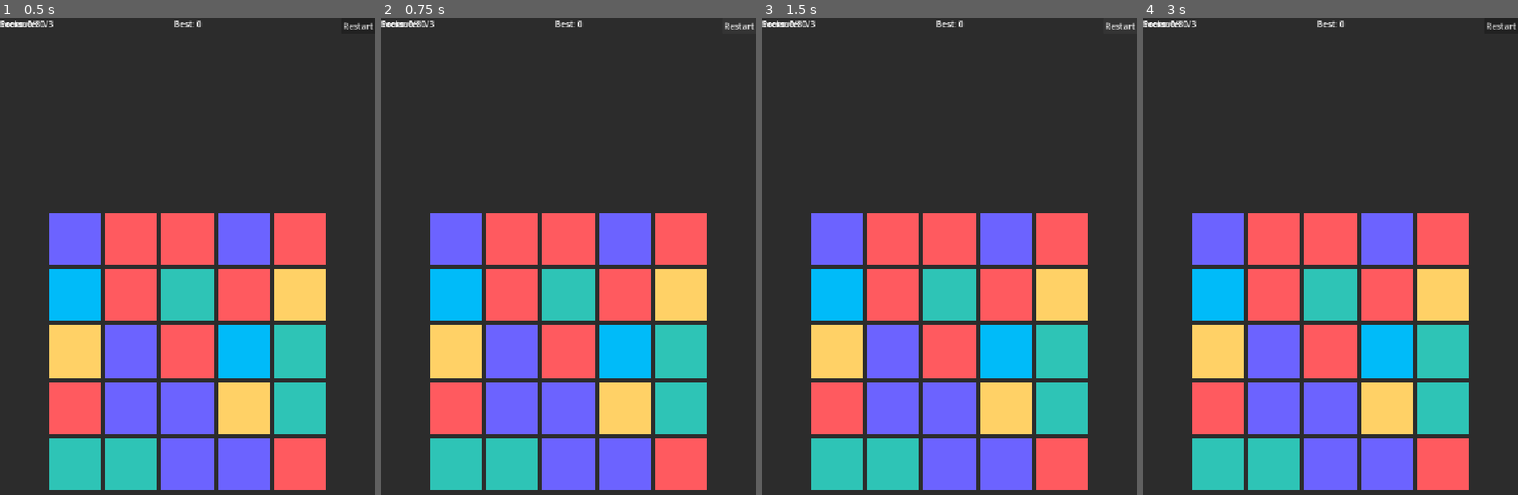
Above: before the commit, frames 1-4 (left to right).
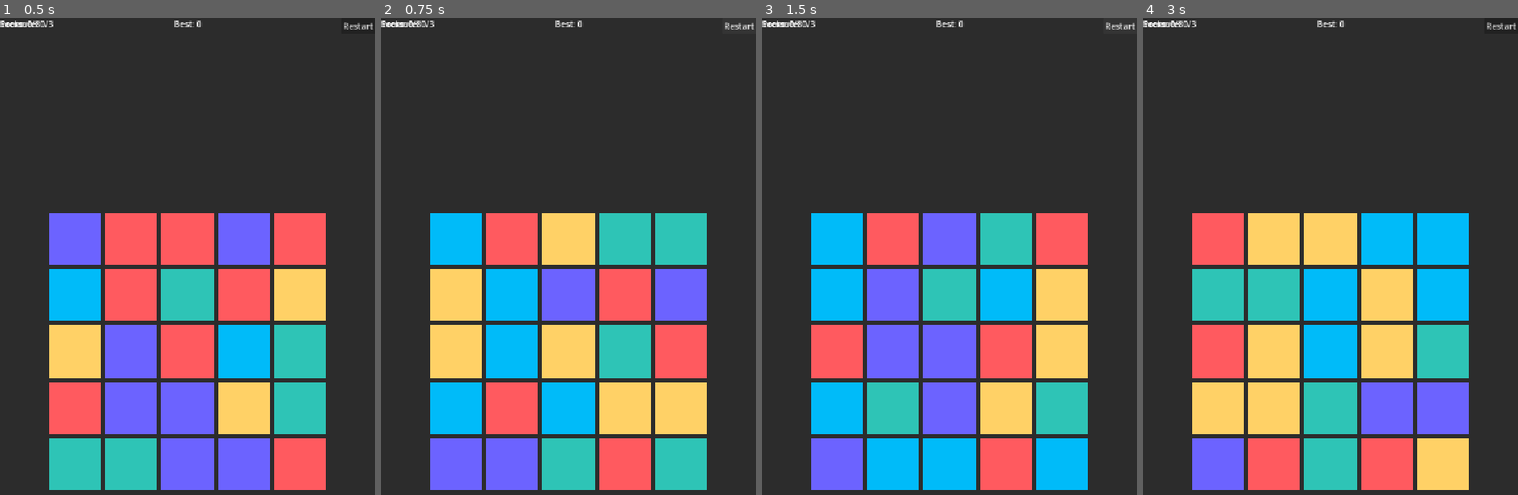
Above: after the commit, the same moments.

Repository: MerabTskhvedadze/echo-grid
Game: Godot game, scene res://scenes/main.tscn
Two runs of this game, one before a commit and one after it. Both use one fixed random seed, a clock stepped at 60 frames per second and the inputs below.
Inputs (mouse positions are in pixels of both pictures, inside the frame that each line leads up to):
- Up to frame 1 (0.5 s): no input
- Up to frame 2 (0.75 s): click "Restart" at 0.5 s
- Up to frame 3 (1.5 s): click "Restart" at 1.25 s
- Up to frame 4 (3 s): click "Restart" at 2 s; tap Enter at 2.75 s; drag from (1330, 351) to (1368, 204) at 2.77 s

Frame 1 is identical in both runs. In frame 2, 32% of the frame differs, in the area x 13-87%, y 40-99%; in frame 3, 24%; in frame 4, 36%.
Error before the commit: Parse Error: Identifier "SaveData" not declared in the current scope. (res://scripts/main.gd:36)

Commit message:
fix import error

Diff:
--- a/scripts/main.gd
+++ b/scripts/main.gd
@@ -33,8 +33,8 @@
 func on_score_changed(new_score):
 	score_label.text = "Score: " + str(new_score)
 
-	if new_score > SaveData.best_score:
-		SaveData.save_best_score(new_score)
+	if new_score > Savedata.best_score:
+		Savedata.save_best_score(new_score)
 		refresh_best_label()
 
 func on_pressure_changed(current_pressure, max_pressure):
